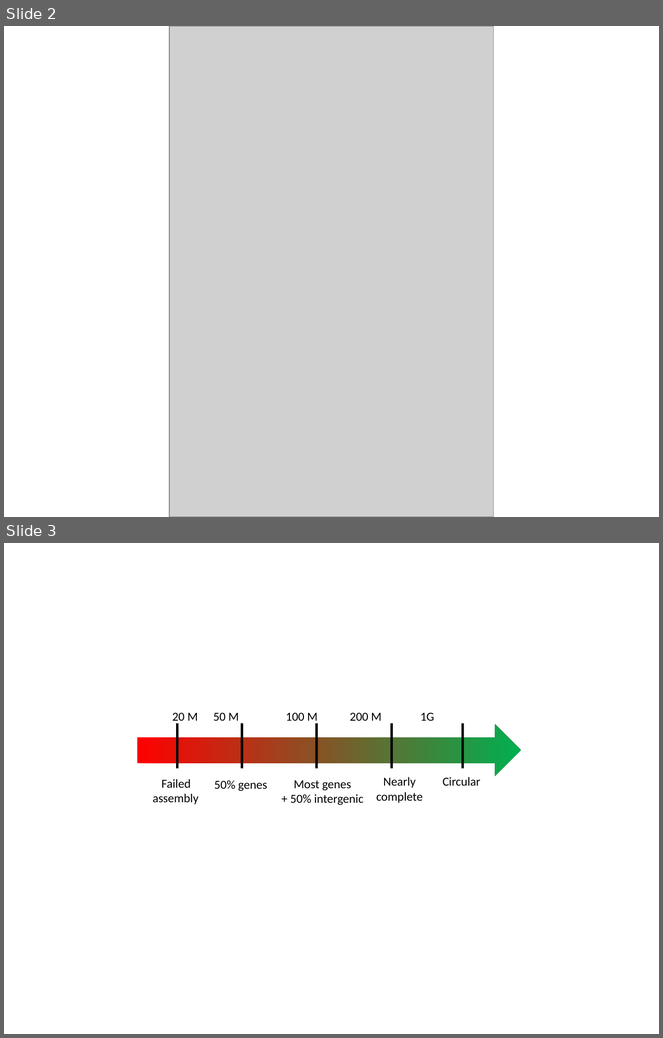
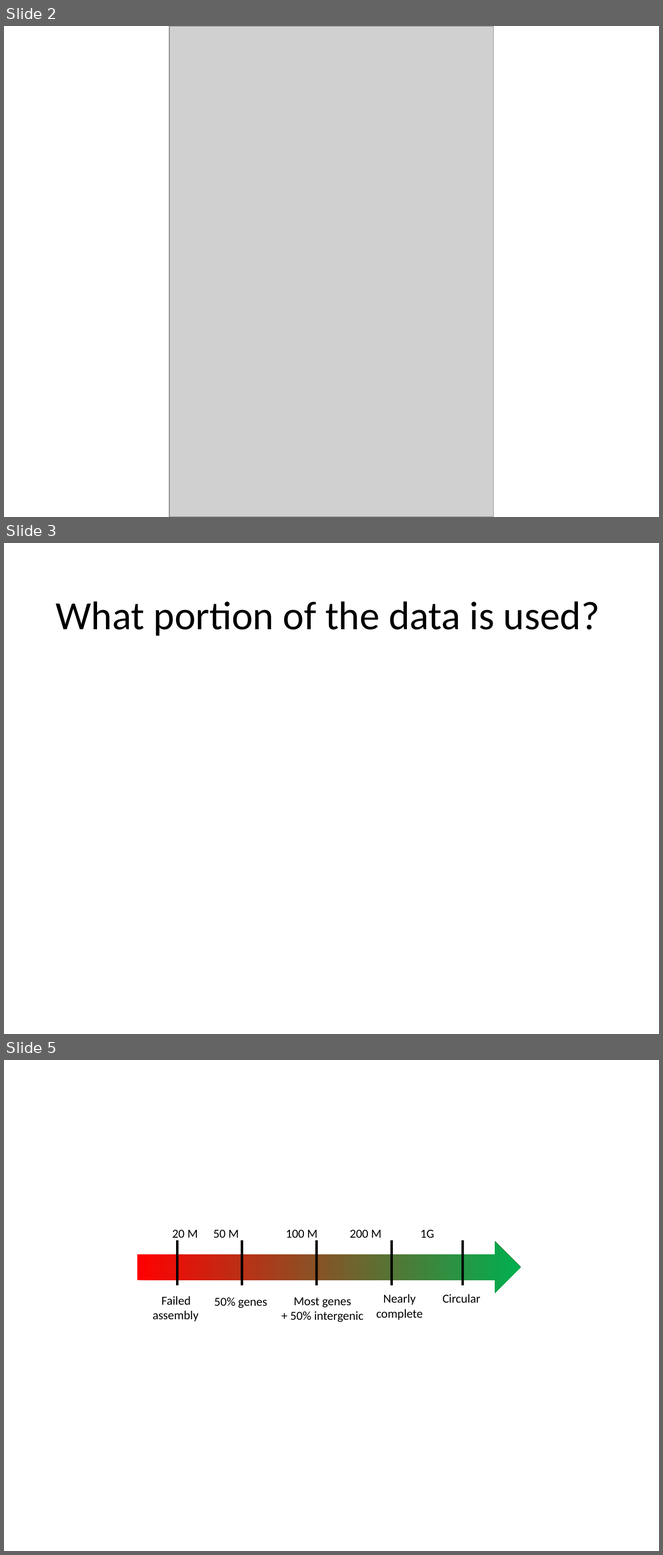
Before and after one commit to lmcai/PhyloHerb, a slide deck: botany2021_tutorial/PhyloHerb_botany2021.pptx. Shown one above the other, each under a label of ours: slides 2 and 3 before the commit, slides 2, 3 and 5 after it; the slides between them are not shown. The pictures are 663x1038 and 663x1555 pixels, drawn with LibreOffice and Linux fonts; fonts in the diff are those of the drawing; grey boxes stand for pictures. Boxes give left, top, right and bottom in pixels: in the first picture for what was removed or moved away, otherwise in the second. Text is boxed around its words. In the diff, an @@ line names an element or a change of style, - is before the commit and + after.

```diff
--- a/botany2021_tutorial/PhyloHerb_botany2021.pptx
+++ b/botany2021_tutorial/PhyloHerb_botany2021.pptx
@@ slide 3 added at box(4, 543, 659, 1034), background #FFFFFF @@
@@ title added at box(55, 601, 600, 636), 44 pt, text #000000 @@
+What portion of the data is used?
@@ what was slide 3 is now slide 5 @@
```
Also in this commit, not shown: 1 slide changed, 1 other slide added, 2 other files.
